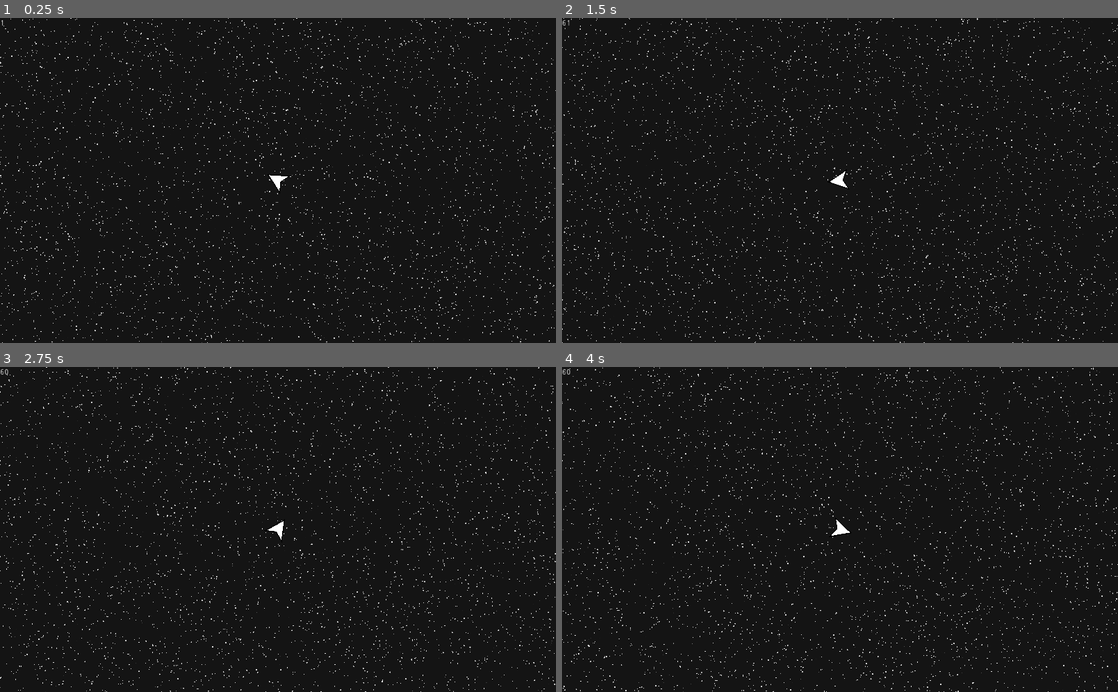
Above: before the commit, frames 1-4 (two rows, left to right).
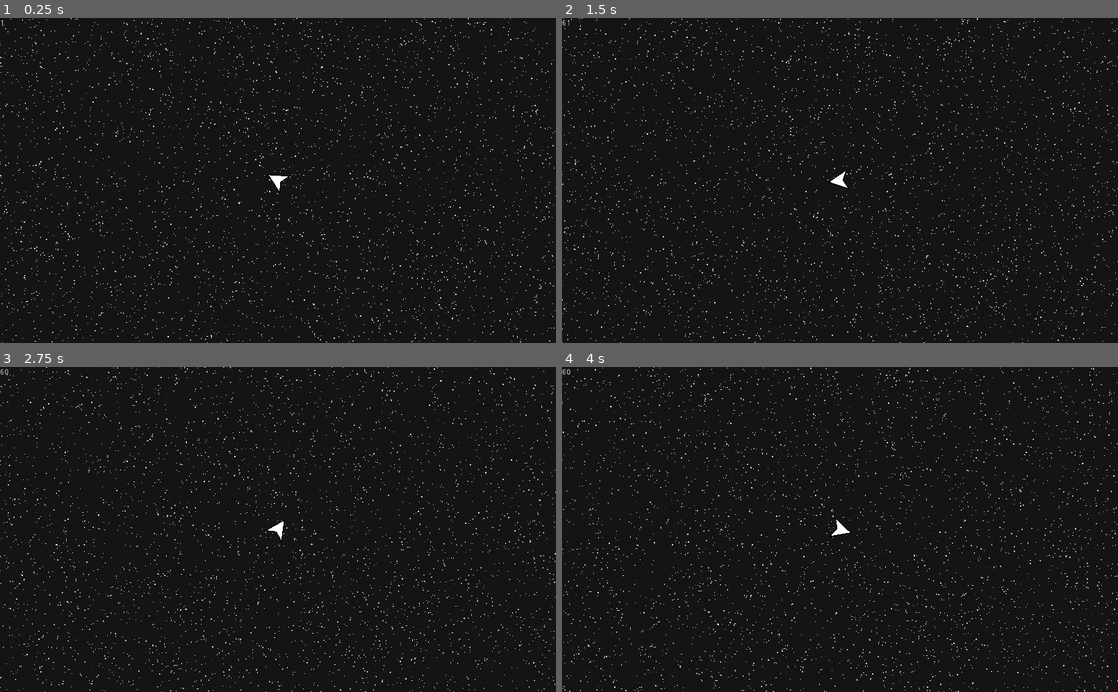
Above: after the commit, the same moments.

Repository: Jellonator/04-Space-Shooter
Game: Godot game, scene res://World/Game.tscn
Two runs of this game, one before a commit and one after it. Both use one fixed random seed, a clock stepped at 60 frames per second and the inputs below.
Inputs (mouse positions are in pixels of both pictures, inside the frame that each line leads up to):
- Up to frame 1 (0.25 s): no input
- Up to frame 2 (1.5 s): move the mouse to (962, 164) at 0.52 s; hold D (move_right) 0.53-1.28 s; hold Shift (action_shoot) 0.53-1.28 s; move the mouse to (728, 196) at 1.27 s; hold S (move_down) from 1.28 s (still down); tap Down (look_down) at 1.35 s
- Up to frame 3 (2.75 s): move the mouse to (333, 458) at 2.02 s; release S (move_down) at 2.03 s; hold D (move_right) from 2.03 s (still down); hold Left (look_left) from 2.03 s (still down)
- Up to frame 4 (4 s): move the mouse to (812, 594) at 2.77 s; release D (move_right) at 2.78 s; release Left (look_left) at 2.78 s; hold W (move_up) 2.78-3.53 s; tap Right (look_right) at 2.85 s; move the mouse to (1006, 578) at 3.52 s; hold A (move_left) from 3.53 s (still down); hold Up (look_up) from 3.53 s (still down)

The runs differ from the first frame. In frame 1, 0.8% of the frame differs, in the area x 0-100%, y 0-100%; in frame 2, 0.9%; in frame 3, 0.9%; in frame 4, 0.9%.

Commit message:
Added shooting stars

Diff:
--- a/Util/StarRenderer.shader
+++ b/Util/StarRenderer.shader
@@ -9,6 +9,8 @@
 const float MIN_PARTICLE_SIZE = 1.0;
 const float MIN_DEPTH = 1.0;
 const float MAX_DEPTH = 20.0;
+const int SHOOTING_STAR_RARITY = 32;
+const float MAX_SHOOTING_STAR_SPEED = 25.0;
 
 float rand_from_seed(inout uint seed) {
 	int k;
@@ -21,10 +23,6 @@
 		s += 2147483647;
 	seed = uint(s);
 	return float(seed % uint(65536)) / 65535.0;
-}
-
-float rand_from_seed_m1_p1(inout uint seed) {
-	return rand_from_seed(seed) * 2.0 - 1.0;
 }
 
 uint hash(uint x) {
@@ -41,6 +39,13 @@
 		CUSTOM.z = sqrt(rand_from_seed(alt_seed)) * (MAX_DEPTH - MIN_DEPTH) + MIN_DEPTH;
 		CUSTOM.x = rand_from_seed(alt_seed) * (SCREEN_SIZE.x + 2.0 * PADDING.x) * CUSTOM.z;
 		CUSTOM.y = rand_from_seed(alt_seed) * (SCREEN_SIZE.y + 2.0 * PADDING.y) * CUSTOM.z;
+		float angle = rand_from_seed(alt_seed) * 2.0 * 3.1415926535;
+		float speed = rand_from_seed(alt_seed) * MAX_SHOOTING_STAR_SPEED;
+		VELOCITY.x = cos(angle) * speed;
+		VELOCITY.y = sin(angle) * speed;
+	}
+	if (INDEX % SHOOTING_STAR_RARITY == 0) {
+		CUSTOM.xy += VELOCITY.xy * DELTA;
 	}
 	COLOR = vec4(1, 1, 1, 0.85);
 	float sizelerp = (CUSTOM.z - MIN_DEPTH) / (MAX_DEPTH - MIN_DEPTH);
